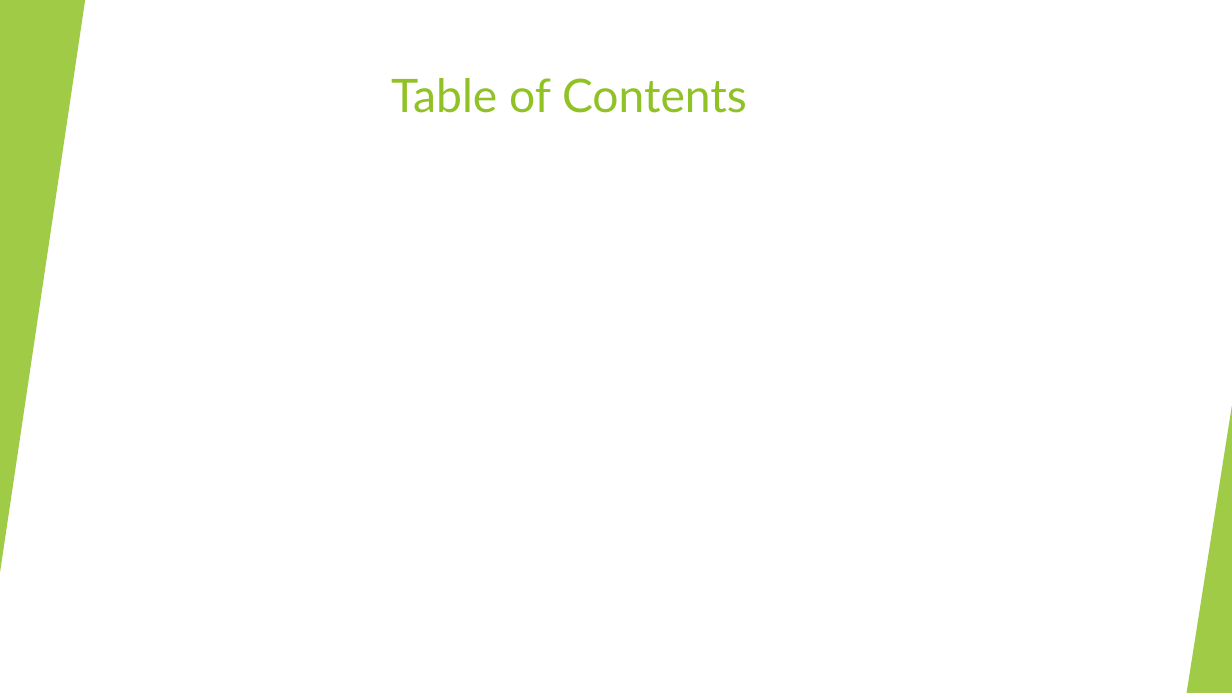
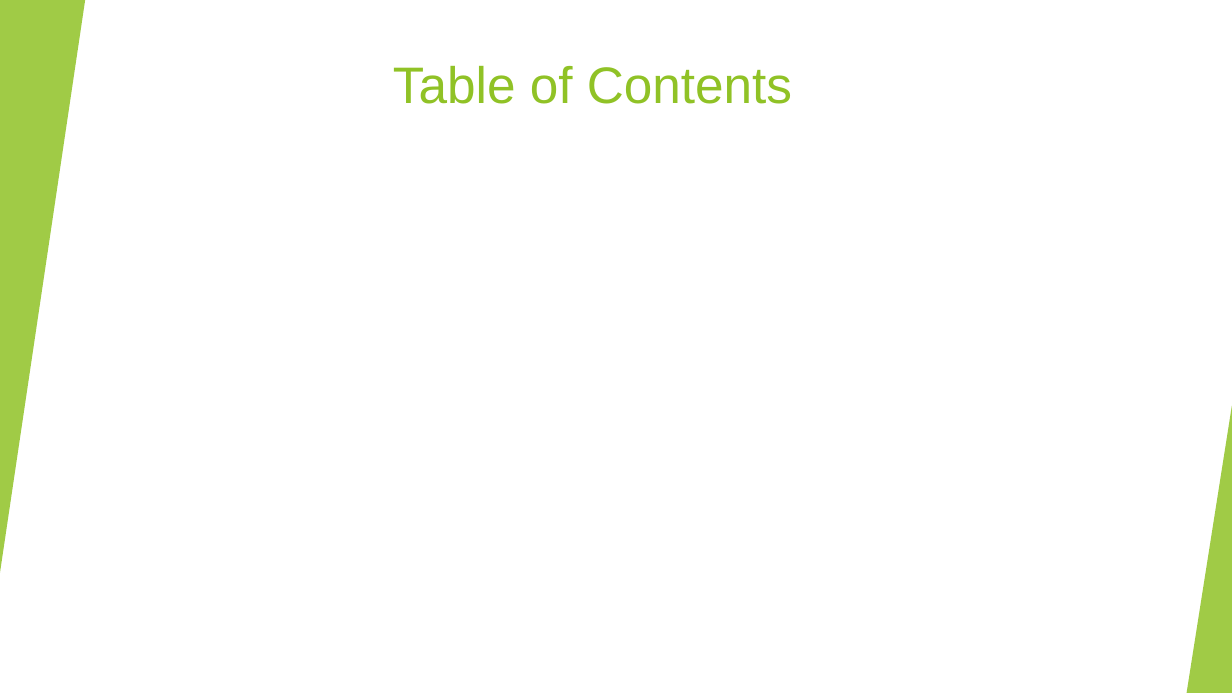
Before and after one commit to Shenhav26/Final_project, a slide deck: slide 2 of capstone project phase A.pptx. Drawn at 1232x693 pixels with LibreOffice and Linux fonts; fonts in the diff are those of the drawing. Boxes give left, top, right and bottom in pixels: in the first picture for what was removed or moved away, otherwise in the second. Text is boxed around its words. In the diff, an @@ line names an element or a change of style, - is before the commit and + after.

```diff
--- a/capstone project phase A.pptx
+++ b/capstone project phase A.pptx
@@ title "Table of Contents": place and size @@
-title "Table of Contents" at bbox=[391, 78, 747, 113]
+title "Table of Contents" at bbox=[393, 65, 792, 104]
@@ title "Table of Contents" at bbox=[393, 65, 792, 104]: size 36 to 40 pt, font Lato to Arial @@
```
Also in this commit, not shown: 5 other slides changed, 10 slides added.
